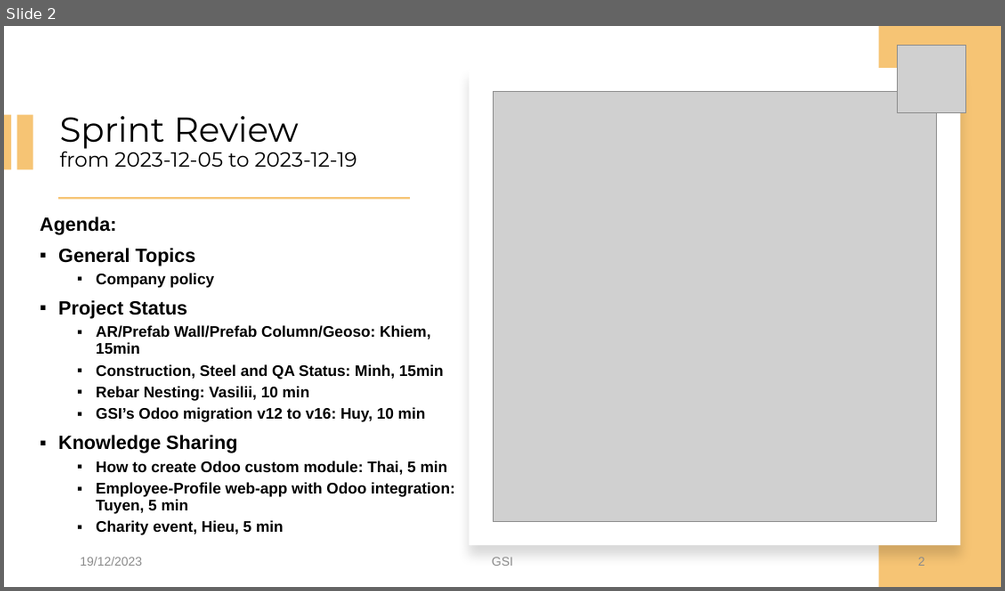
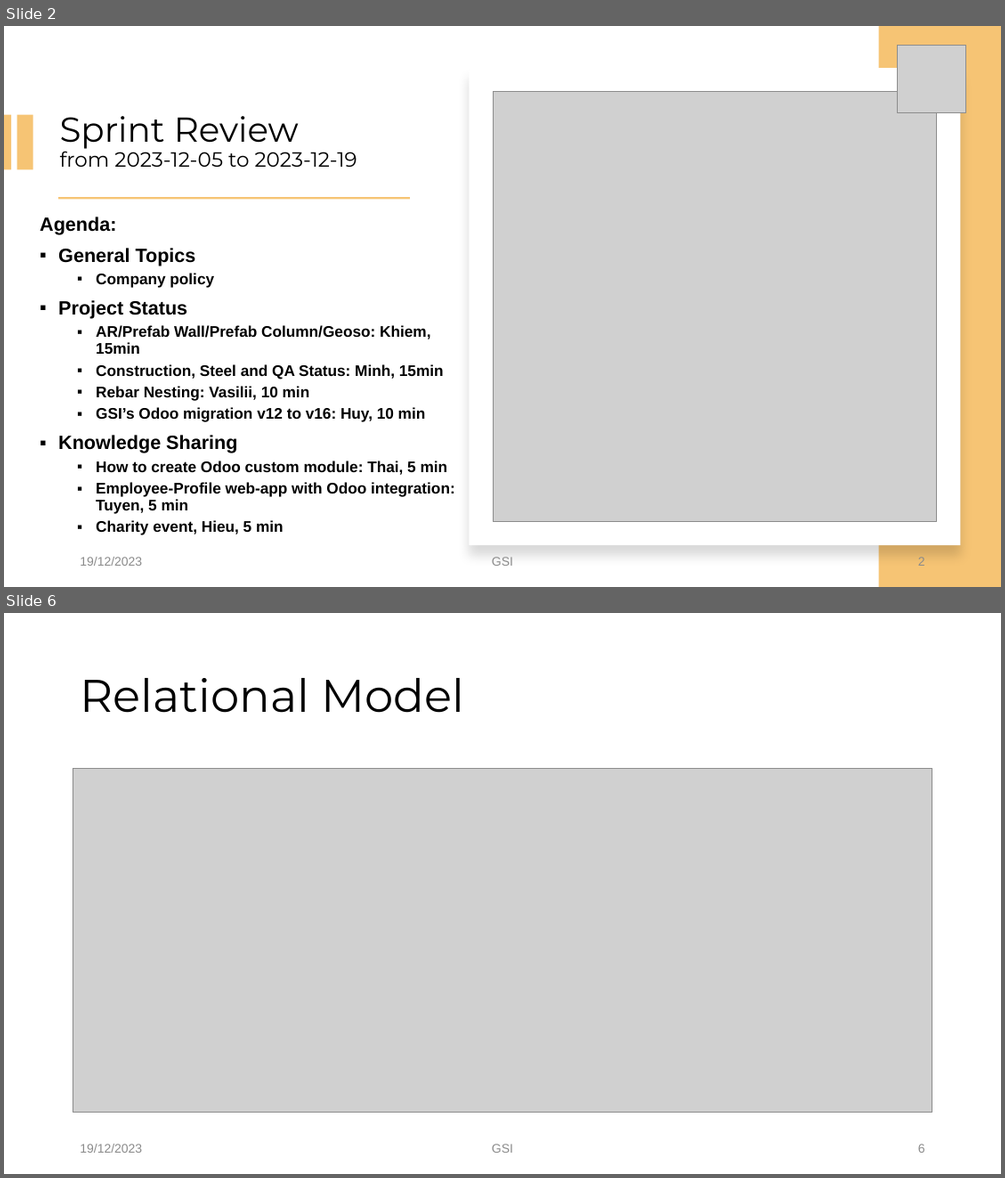
Before and after one commit to Tuyen92/my_bag, a slide deck: sprint.review.20231219_Tuyen.pptx. Shown one above the other, each under a label of ours: slide 2 before the commit, slides 2 and 6 after it; the slides between them are not shown. The pictures are 1005x591 and 1005x1178 pixels, drawn with LibreOffice and Linux fonts; fonts in the diff are those of the drawing; grey boxes stand for pictures; background and template pictures are left out. Boxes give left, top, right and bottom in pixels: in the first picture for what was removed or moved away, otherwise in the second. Text is boxed around its words. In the diff, an @@ line names an element or a change of style, - is before the commit and + after.

```diff
--- a/sprint.review.20231219_Tuyen.pptx
+++ b/sprint.review.20231219_Tuyen.pptx
@@ slide 6 added at bbox=[4, 613, 1001, 1174], background #FFFFFF @@
@@ title added at bbox=[80, 678, 465, 713], 44 pt, text #000000 @@
+Relational Model
@@ picture added at bbox=[73, 769, 933, 1112] @@
@@ text added at bbox=[80, 1143, 142, 1152], 12 pt, text #8C8C8C @@
+19/12/2023
@@ text added at bbox=[492, 1143, 513, 1152], 12 pt, text #8C8C8C @@
+GSI
@@ page number added at bbox=[918, 1143, 925, 1152], 12 pt, text #8C8C8C @@
+6
```
Also in this commit, not shown: 8 other slides added.
